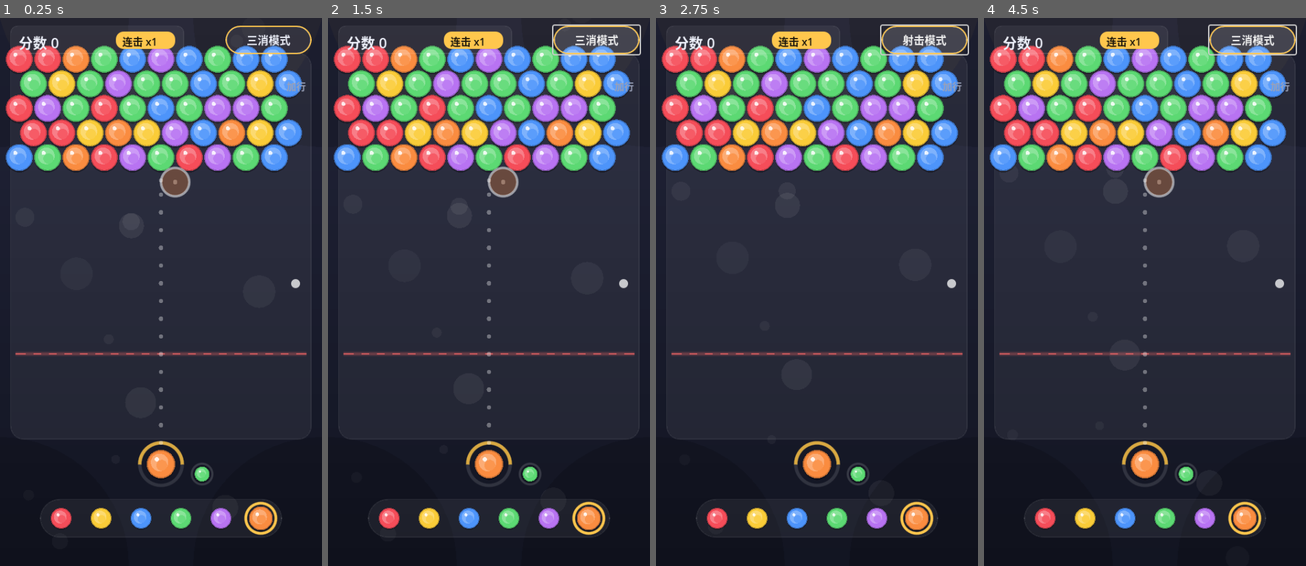
Above: before the commit, frames 1-4 (left to right).
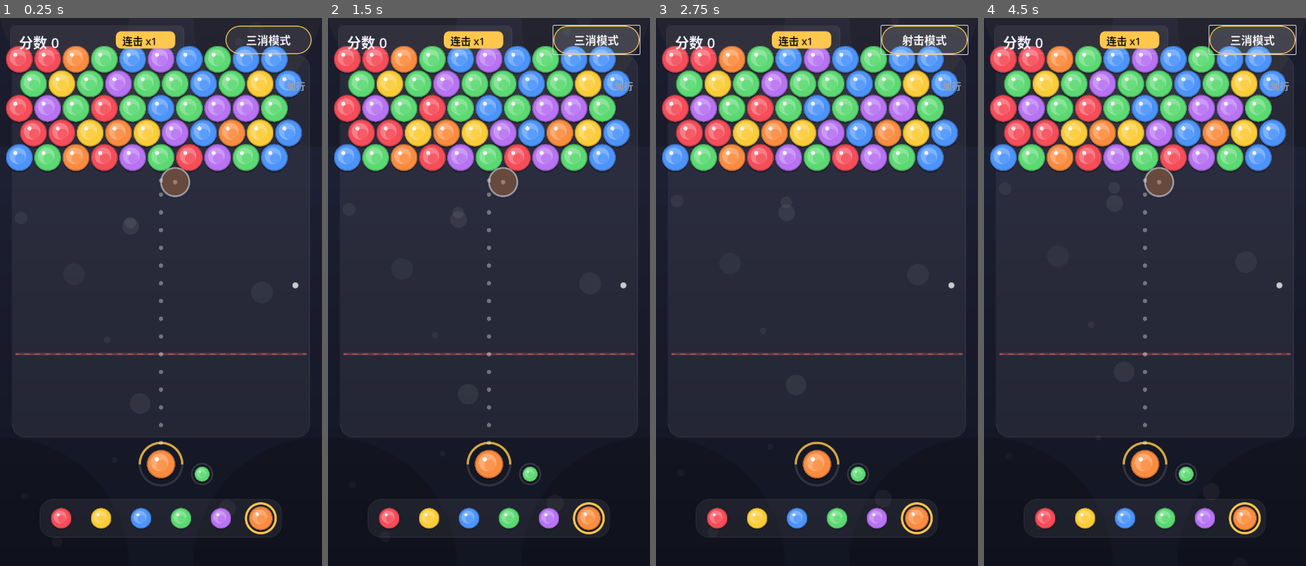
Above: after the commit, the same moments.

Repository: chenpeigen2/WeiXi
Game: Godot game, scene res://src/scenes/main.tscn
Same seed, same stepped clock (60 frames per second), same inputs: the game is played once before the commit and once after it.
Inputs:
- Up to frame 1 (0.25 s): no input
- Up to frame 2 (1.5 s): click "三消模式" at 0.5 s; click "射击模式" at 1.25 s
- Up to frame 3 (2.75 s): click "三消模式" at 2 s
- Up to frame 4 (4.5 s): click "射击模式" at 2.75 s; click "三消模式" at 3.5 s; click "射击模式" at 4.25 s

The runs differ from the first frame. In frame 1, 2.6% of the frame differs, in the area x 1-97%, y 1-95%; in frame 2, 2.7%, in the area x 1-98%, y 1-95%; in frame 3, 2.6%; in frame 4, 2.7%.

Commit message:
feat(ui): 界面放大1.5倍到750x1275
球半径33, 组件等比放大, MAX_ROWS仍为14(测试锁定)。63测试全绿。

Diff:
--- a/project.godot
+++ b/project.godot
@@ -16,8 +16,8 @@
 
 [display]
 
-window/size/viewport_width=500
-window/size/viewport_height=850
+window/size/viewport_width=750
+window/size/viewport_height=1275
 
 [rendering]
 
--- a/src/logic/game.gd
+++ b/src/logic/game.gd
@@ -14,7 +14,7 @@
 const REFILL_ROWS := 5
 const COLOR_COUNT := 6
 const HINT_THRESHOLD := 10
-const BALL_RADIUS := 22.0
+const BALL_RADIUS := 33.0
 
 var board: RefCounted
 var scorer: RefCounted
--- a/src/ui/background.gd
+++ b/src/ui/background.gd
@@ -41,8 +41,8 @@
 	# 四角压暗
 	var vignette := Color(0, 0, 0, 0.16)
 	for corner in [Vector2.ZERO, Vector2(Ui.SCREEN_W, 0), Vector2(0, Ui.SCREEN_H), Vector2(Ui.SCREEN_W, Ui.SCREEN_H)]:
-		draw_circle(corner, 200, vignette)
+		draw_circle(corner, 300, vignette)
 	# 顶部微光
 	var glow := Ui.ACCENT
 	glow.a = 0.035
-	draw_circle(Vector2(Ui.SCREEN_W * 0.5, -70), 260, glow)
+	draw_circle(Vector2(Ui.SCREEN_W * 0.5, -105), 390, glow)
--- a/src/ui/board_view.gd
+++ b/src/ui/board_view.gd
@@ -18,7 +18,7 @@
 	_panel.bg_color = Ui.PANEL
 	_panel.border_color = Ui.PANEL_STROKE
 	_panel.set_border_width_all(1)
-	_panel.set_corner_radius_all(20)
+	_panel.set_corner_radius_all(30)
 
 
 func cam_origin() -> Vector2:
--- a/src/ui/color_picker.gd
+++ b/src/ui/color_picker.gd
@@ -34,11 +34,11 @@
 
 
 func _draw() -> void:
-	var rect := Rect2(pos_of(0) - Vector2(33, 30), Vector2(Ui.PICKER_DX * 5 + 66, 60))
+	var rect := Rect2(pos_of(0) - Vector2(50, 45), Vector2(Ui.PICKER_DX * 5 + 99, 90))
 	draw_style_box(_panel, rect)
 	for i in range(Ui.BALL_COLORS.size()):
 		var p := pos_of(i)
 		var r := Ui.PICKER_R * (1.15 if i == current else 1.0)
 		BallDraw.draw_ball(self, p, r, Ui.BALL_COLORS[i])
 		if i == current:
-			draw_arc(p, r + 5, 0, TAU, 40, Ui.ACCENT, 3.0, true)
+			draw_arc(p, r + 7, 0, TAU, 40, Ui.ACCENT, 4.0, true)
--- a/src/ui/fx_layer.gd
+++ b/src/ui/fx_layer.gd
@@ -3,7 +3,7 @@
 
 const POP_DUR := 0.30
 const DROP_DUR := 0.50
-const DROP_GRAVITY := 3000.0
+const DROP_GRAVITY := 4500.0
 
 var _effects: Array[Dictionary] = []
 
--- a/src/ui/mode_button.gd
+++ b/src/ui/mode_button.gd
@@ -8,16 +8,16 @@
 
 
 func _ready() -> void:
-	position = Vector2(350, 12)
-	size = Vector2(134, 44)
-	add_theme_font_size_override("font_size", 17)
+	position = Vector2(525, 18)
+	size = Vector2(201, 66)
+	add_theme_font_size_override("font_size", 26)
 	add_theme_color_override("font_color", Ui.TEXT_MAIN)
 
 	var normal := StyleBoxFlat.new()
 	normal.bg_color = Color(1, 1, 1, 0.07)
 	normal.border_color = Ui.ACCENT
 	normal.set_border_width_all(2)
-	normal.set_corner_radius_all(22)
+	normal.set_corner_radius_all(33)
 	add_theme_stylebox_override("normal", normal)
 
 	var hover := normal.duplicate()
--- a/src/ui/row_slider.gd
+++ b/src/ui/row_slider.gd
@@ -9,13 +9,13 @@
 
 
 func _ready() -> void:
-	position = Vector2(442, 120)
-	size = Vector2(46, 300)
+	position = Vector2(663, 180)
+	size = Vector2(69, 450)
 
 	var label := Label.new()
 	label.text = "加行"
-	label.position = Vector2(3, -26)
-	label.add_theme_font_size_override("font_size", 15)
+	label.position = Vector2(4, -39)
+	label.add_theme_font_size_override("font_size", 22)
 	label.add_theme_color_override("font_color", Ui.TEXT_DIM)
 	add_child(label)
 
@@ -24,7 +24,7 @@
 	slider.max_value = 5
 	slider.step = 1
 	slider.value = 1
-	slider.size = Vector2(34, 300)
+	slider.size = Vector2(51, 450)
 
 	var bar := StyleBoxFlat.new()
 	bar.bg_color = Color(1, 1, 1, 0.10)
@@ -33,7 +33,7 @@
 
 	var grab := StyleBoxFlat.new()
 	grab.bg_color = Ui.ACCENT
-	grab.set_corner_radius_all(7)
+	grab.set_corner_radius_all(10)
 	slider.add_theme_stylebox_override("grabber_area", grab)
 	slider.add_theme_stylebox_override("grabber_area_highlight", grab)
 
--- a/src/ui/score_panel.gd
+++ b/src/ui/score_panel.gd
@@ -12,8 +12,8 @@
 
 
 func _ready() -> void:
-	position = Vector2(16, 12)
-	size = Vector2(270, 44)
+	position = Vector2(24, 18)
+	size = Vector2(405, 66)
 	custom_minimum_size = size
 
 	_panel = StyleBoxFlat.new()
@@ -27,14 +27,14 @@
 	_pill.set_corner_radius_all(12)
 
 	_score_label = Label.new()
-	_score_label.position = Vector2(13, 9)
-	_score_label.add_theme_font_size_override("font_size", 22)
+	_score_label.position = Vector2(20, 13)
+	_score_label.add_theme_font_size_override("font_size", 33)
 	_score_label.add_theme_color_override("font_color", Ui.TEXT_MAIN)
 	add_child(_score_label)
 
 	_combo_label = Label.new()
-	_combo_label.position = Vector2(174, 12)
-	_combo_label.add_theme_font_size_override("font_size", 16)
+	_combo_label.position = Vector2(261, 17)
+	_combo_label.add_theme_font_size_override("font_size", 24)
 	_combo_label.add_theme_color_override("font_color", Color(0.12, 0.10, 0.05))
 	add_child(_combo_label)
 
@@ -48,4 +48,4 @@
 
 func _draw() -> void:
 	draw_style_box(_panel, Rect2(Vector2.ZERO, size))
-	draw_style_box(_pill, Rect2(Vector2(164, 9), Vector2(92, 27)))
+	draw_style_box(_pill, Rect2(Vector2(246, 13), Vector2(138, 40)))
--- a/src/ui/shooter.gd
+++ b/src/ui/shooter.gd
@@ -6,7 +6,7 @@
 const FlightPath = preload("res://src/ui/flight_path.gd")
 const Game = preload("res://src/logic/game.gd")
 
-const FLY_SPEED := 1800.0 # 像素/秒
+const FLY_SPEED := 2700.0 # 像素/秒
 const FLY_MIN := 0.08
 const FLY_MAX := 0.45
 
@@ -80,7 +80,7 @@
 	# 弹道预测：点流 + 落点幽灵球
 	if game.mode == Game.Mode.SHOOT and _flight.is_empty():
 		for pt in _preview_points:
-			draw_circle(pt, 3.5, Color(1, 1, 1, 0.35))
+			draw_circle(pt, 5.0, Color(1, 1, 1, 0.35))
 		if not _preview_points.is_empty():
 			var ghost := Ui.BALL_COLORS[_preview_color]
 			ghost.a = 0.30
--- a/src/ui/theme.gd
+++ b/src/ui/theme.gd
@@ -24,14 +24,14 @@
 const DEADLINE := Color(0.95, 0.40, 0.40, 0.75)
 const SELECTION := Color(1, 1, 1, 0.95)
 
-# ---- 布局（500x850 桌面手机比例，球半径22） ----
-const SCREEN_W := 500.0
-const SCREEN_H := 850.0
-const BOARD_TOP := 64.0 # 棋盘顶部（给分数条让位）
-const BOARD_AREA_H := 580.0 # 棋盘可见高度，超出上滑隐藏并裁剪
-const BOARD_MARGIN_X := 24.0
-const SHOOTER_POS := Vector2(250, 692)
-const PICKER_CENTER := Vector2(250, 776)
-const PICKER_DX := 62.0
-const PICKER_R := 16.0
-const PICKER_HIT_R := 22.0
+# ---- 布局（750x1275，球半径33） ----
+const SCREEN_W := 750.0
+const SCREEN_H := 1275.0
+const BOARD_TOP := 96.0 # 棋盘顶部（给分数条让位）
+const BOARD_AREA_H := 870.0 # 棋盘可见高度，超出上滑隐藏并裁剪
+const BOARD_MARGIN_X := 36.0
+const SHOOTER_POS := Vector2(375, 1038)
+const PICKER_CENTER := Vector2(375, 1164)
+const PICKER_DX := 93.0
+const PICKER_R := 24.0
+const PICKER_HIT_R := 33.0
--- a/tests/test_ui_camera.gd
+++ b/tests/test_ui_camera.gd
@@ -3,27 +3,27 @@
 const BoardCamera = preload("res://src/ui/board_camera.gd")
 const Game = preload("res://src/logic/game.gd")
 
-const RH := 38.1051 # sqrt(3) * 22（球半径22的行高）
+const RH := 57.1577 # sqrt(3) * 33（球半径33的行高）
 
 
 func test_scale_always_one_no_shrink() -> void:
-	assert_eq(BoardCamera.scale_for(12, RH, 44.0), 1.0, "12行不缩放")
-	assert_eq(BoardCamera.scale_for(30, RH, 44.0), 1.0, "30行也不缩放, 球大小恒定")
+	assert_eq(BoardCamera.scale_for(12, RH, 66.0), 1.0, "12行不缩放")
+	assert_eq(BoardCamera.scale_for(30, RH, 66.0), 1.0, "30行也不缩放, 球大小恒定")
 
 
 func test_origin_top_aligned_when_fits() -> void:
-	# 12行总高 12*38.1051+44 ≈ 501 < 580 → 顶对齐, x 居中 (500-440)/2=30
-	assert_vec_near(BoardCamera.origin_for(12, RH, 44.0, 440.0), Vector2(30, 64))
+	# 12行总高 12*57.1577+66 ≈ 752 < 870 → 顶对齐, x 居中 (750-660)/2=45
+	assert_vec_near(BoardCamera.origin_for(12, RH, 66.0, 660.0), Vector2(45, 96))
 
 
 func test_origin_slides_up_when_tall() -> void:
-	# 20行总高 20*38.1051+44 ≈ 806.1, 超出580的部分上滑
-	var o := BoardCamera.origin_for(20, RH, 44.0, 440.0)
-	assert_vec_near(o, Vector2(30, 64.0 - (20.0 * RH + 44.0 - 580.0)), "顶部溢出上滑")
+	# 20行总高 20*57.1577+66 ≈ 1209.2, 超出870的部分上滑
+	var o := BoardCamera.origin_for(20, RH, 66.0, 660.0)
+	assert_vec_near(o, Vector2(45, 96.0 - (20.0 * RH + 66.0 - 870.0)), "顶部溢出上滑")
 
 
 func test_screen_board_roundtrip() -> void:
-	var o := BoardCamera.origin_for(20, RH, 44.0, 440.0)
+	var o := BoardCamera.origin_for(20, RH, 66.0, 660.0)
 	var p := Vector2(123, 456)
 	assert_vec_near(BoardCamera.to_screen(BoardCamera.to_board(p, 1.0, o), 1.0, o), p, "往返一致")
 
@@ -31,5 +31,5 @@
 func test_max_rows_matches_camera_capacity() -> void:
 	# 棋盘行数上限与相机可见容量必须一致：MAX_ROWS 装得下，+1 装不下
 	var m: int = Game.MAX_ROWS
-	assert_true(m * RH + 44.0 <= 580.0, "MAX_ROWS 行必须装得进可见区")
-	assert_true((m + 1) * RH + 44.0 > 580.0, "MAX_ROWS+1 行必须装不下")
+	assert_true(m * RH + 66.0 <= 870.0, "MAX_ROWS 行必须装得进可见区")
+	assert_true((m + 1) * RH + 66.0 > 870.0, "MAX_ROWS+1 行必须装不下")
